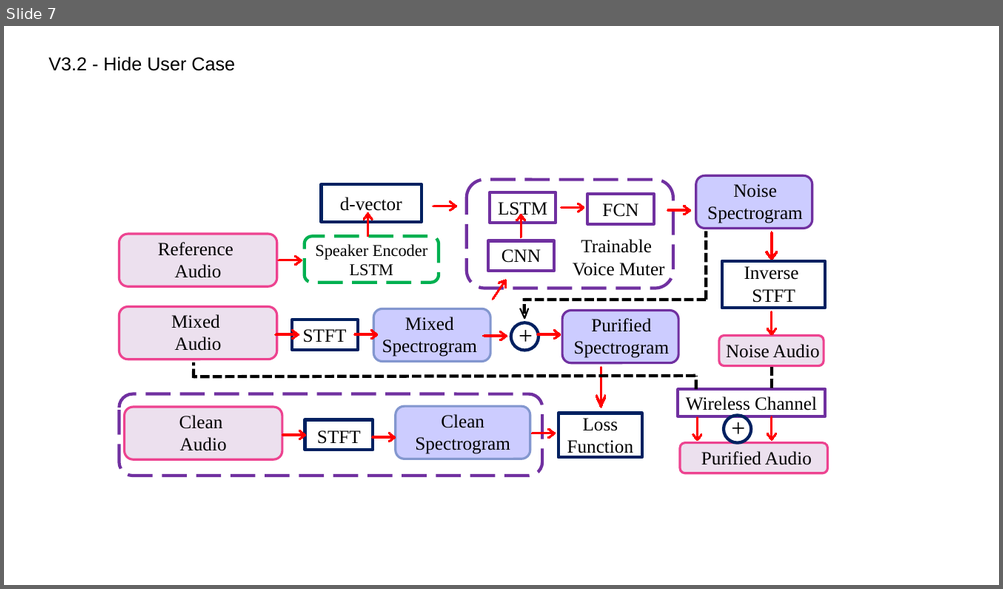
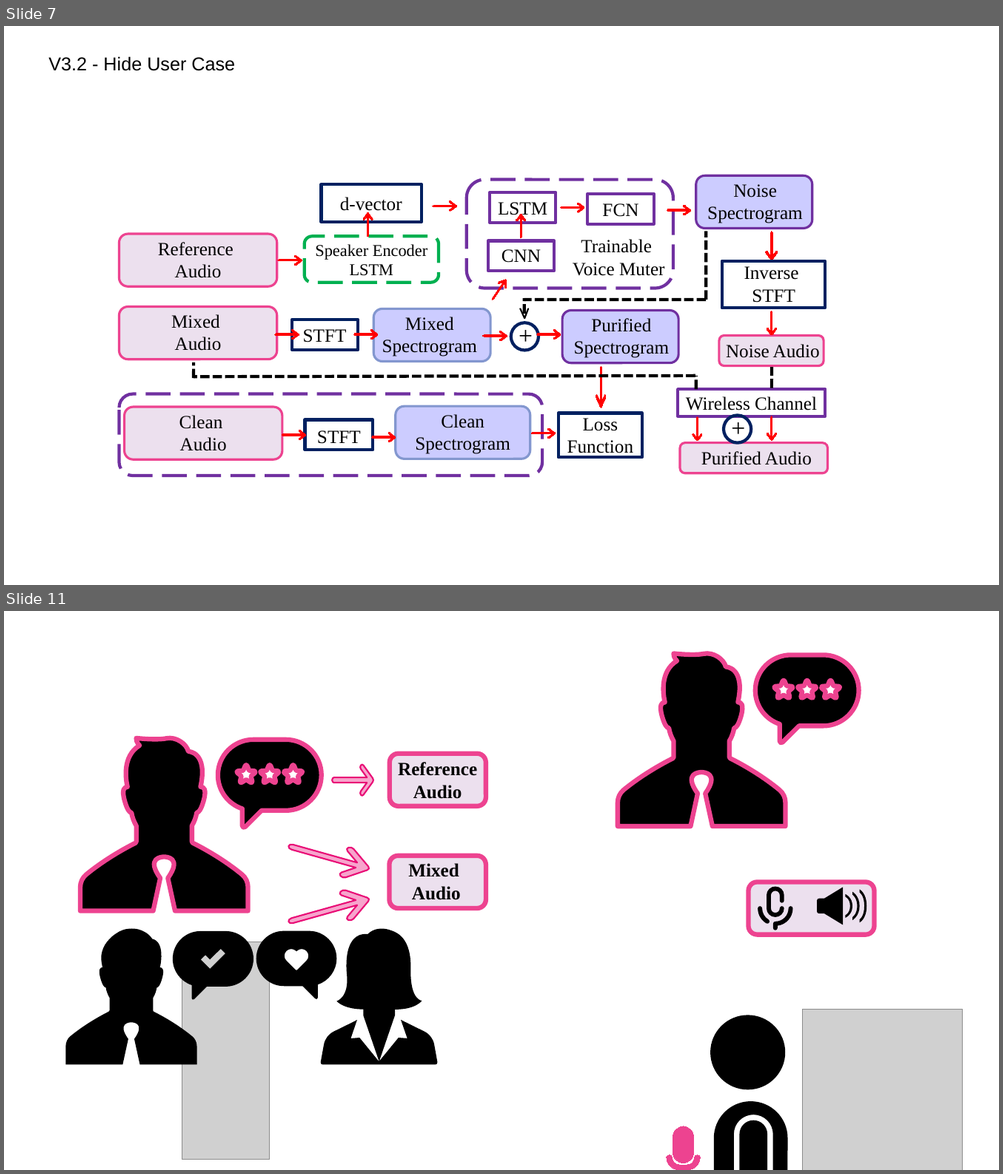
Before and after one commit to lange-bleu/infocom2021, a slide deck: infocom21.pptx. Shown one above the other, each under a label of ours: slide 7 before the commit, slides 7 and 11 after it; the slides between them are not shown. The pictures are 1003x589 and 1003x1174 pixels, drawn with LibreOffice and Linux fonts; fonts in the diff are those of the drawing; grey boxes stand for pictures. Boxes give left, top, right and bottom in pixels: in the first picture for what was removed or moved away, otherwise in the second. Text is boxed around its words. In the diff, an @@ line names an element or a change of style, - is before the commit and + after.

```diff
--- a/infocom21.pptx
+++ b/infocom21.pptx
@@ slide 11 added at (4,611,999,1170), background #FFFFFF @@
@@ freeform shape added at (617,653,858,826), fill #000000, outline #ED4390 4.5 pt @@
@@ freeform shape added at (80,738,321,911), fill #000000, outline #ED4390 4.5 pt @@
@@ freeform shape added at (333,765,373,796), fill #F7A4CC, outline #E90D76 1.5 pt @@
@@ rounded rectangle added at (390,754,486,806), fill #ECE0EE, outline #ED4390 4.5 pt @@
@@ text added at (398,762,477,799), 18 pt, text #000000, bold @@
+Reference
+Audio
@@ freeform shape added at (284,832,373,884), fill #F7A4CC, outline #E90D76 1.5 pt @@
@@ rounded rectangle added at (389,856,485,908), fill #ECE0EE, outline #ED4390 4.5 pt @@
@@ text added at (408,863,461,900), 18 pt, text #000000, bold @@
+Mixed
+Audio
@@ freeform shape added at (284,884,373,937), fill #F7A4CC, outline #E90D76 1.5 pt @@
@@ rounded rectangle added at (748,883,875,936), fill #ECE0EE, outline #ED4390 4.5 pt @@
@@ freeform shape added at (757,887,793,931), fill #000000 @@
@@ freeform shape added at (817,887,867,925), fill #000000 @@
@@ freeform shape added at (66,929,254,1065), fill #000000 @@
@@ picture added at (182,943,270,1160) @@
@@ freeform shape added at (256,929,438,1065), fill #000000 @@
@@ picture added at (802,1009,962,1170) @@
@@ freeform shape added at (660,1015,945,1170), fill #000000 @@
@@ freeform shape added at (666,1127,700,1170), fill #ED4390, outline #ED4390 0.75 pt @@
```
Also in this commit, not shown: 3 other slides added, 3 other files.
